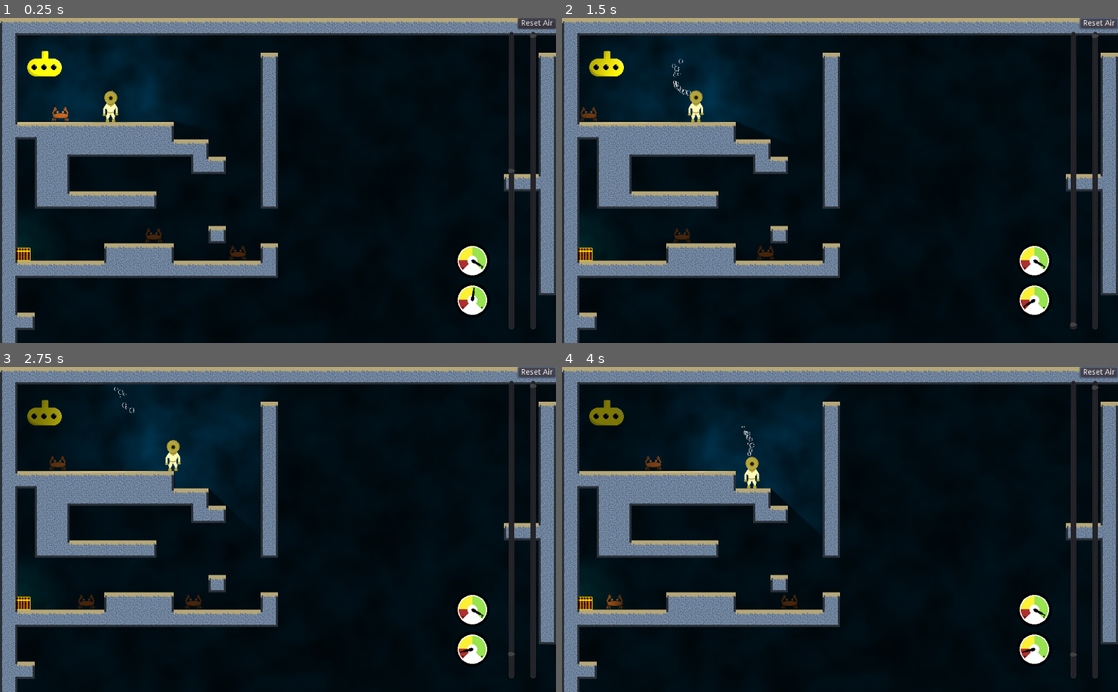
Above: before the commit, frames 1-4 (two rows, left to right).
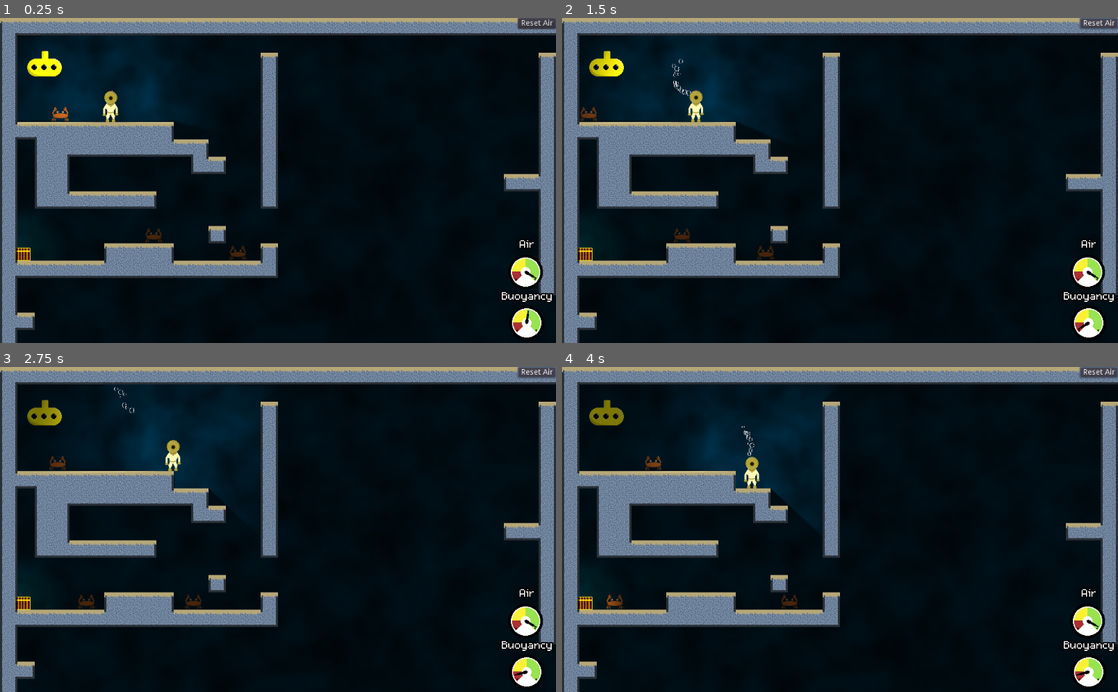
Above: after the commit, the same moments.

Repository: bengosney/diver
Game: Godot game, scene res://Main.tscn
Same seed, same stepped clock (60 frames per second), same inputs: the game is played once before the commit and once after it.
Inputs:
- Up to frame 1 (0.25 s): no input
- Up to frame 2 (1.5 s): hold Right (walk_right) 0.53-1.25 s; hold Down (buoyancy_dec) 0.53-1.25 s; click "Reset Air" at 1.25 s
- Up to frame 3 (2.75 s): hold Right (walk_right) from 2.03 s (still down); tap Up (buoyancy_inc) at 2.1 s
- Up to frame 4 (4 s): release Right (walk_right) at 2.78 s; hold Left (walk_left) 2.78-3.53 s; hold Down (buoyancy_dec) 2.78-3.53 s; hold Right (walk_right) from 3.53 s (still down); tap Up (buoyancy_inc) at 3.6 s

The runs differ from the first frame. In frame 1, 3.3% of the frame differs, in the area x 82-100%, y 4-99%; in frame 2, 3.3%; in frame 3, 3.3%; in frame 4, 3.3%.

Commit message:
Gauges and text

Diff:
--- a/Gauge/Gauge.tscn
+++ b/Gauge/Gauge.tscn
@@ -21,19 +21,13 @@
 } ]
 
 [node name="Gauge" type="Control"]
-anchor_right = 1.0
-anchor_bottom = 1.0
-margin_right = -960.0
-margin_bottom = -536.0
 script = ExtResource( 3 )
 __meta__ = {
 "_edit_use_anchors_": false
 }
 
 [node name="Background" type="AnimatedSprite" parent="."]
-position = Vector2( 32, 32 )
 frames = SubResource( 1 )
 
 [node name="Needle" type="AnimatedSprite" parent="."]
-position = Vector2( 32, 32 )
 frames = SubResource( 2 )
--- a/HUD/HUD.gd
+++ b/HUD/HUD.gd
@@ -4,26 +4,16 @@
 
 
 func set_buoyancy(buoyancy):
-	$buoyancy_slider.value = buoyancy
 	$Buoyancy.set_value(buoyancy)
 
 
 func setup(min_buoyancy, max_buoyancy, max_air):
-	$buoyancy_slider.min_value = min_buoyancy
-	$buoyancy_slider.max_value = max_buoyancy
-
-	$air_slider.min_value = 0
-	$air_slider.max_value = max_air
-	$air_slider.value = max_air
-	$air_slider.step = max_air / 1000
-
 	$Air.set_max(max_air)
 	$Buoyancy.set_min(min_buoyancy)
 	$Buoyancy.set_max(max_buoyancy)
 
 
 func set_air(air):
-	$air_slider.value = air
 	$Air.set_value(air)
 
 
--- a/HUD/HUD.tscn
+++ b/HUD/HUD.tscn
@@ -1,39 +1,20 @@
-[gd_scene load_steps=3 format=2]
+[gd_scene load_steps=6 format=2]
 
 [ext_resource path="res://HUD/HUD.gd" type="Script" id=1]
 [ext_resource path="res://Gauge/Gauge.tscn" type="PackedScene" id=2]
+[ext_resource path="res://assets/m5x7.ttf" type="DynamicFontData" id=3]
+
+[sub_resource type="DynamicFont" id=1]
+size = 32
+outline_size = 2
+outline_color = Color( 0, 0, 0, 1 )
+font_data = ExtResource( 3 )
+
+[sub_resource type="Theme" id=2]
+default_font = SubResource( 1 )
 
 [node name="HUD" type="CanvasLayer"]
 script = ExtResource( 1 )
-
-[node name="buoyancy_slider" type="VSlider" parent="."]
-anchor_left = 1.0
-anchor_right = 1.0
-anchor_bottom = 1.0
-margin_left = -90.0
-margin_top = 25.0
-margin_right = -252.0
-margin_bottom = -25.0
-step = 0.1
-editable = false
-scrollable = false
-__meta__ = {
-"_edit_use_anchors_": false
-}
-
-[node name="air_slider" type="VSlider" parent="."]
-anchor_left = 1.0
-anchor_right = 1.0
-anchor_bottom = 1.0
-margin_left = -50.0
-margin_top = 25.0
-margin_right = -106.0
-margin_bottom = -25.0
-editable = false
-scrollable = false
-__meta__ = {
-"_edit_use_anchors_": false
-}
 
 [node name="reset_button" type="Button" parent="."]
 anchor_left = 1.0
@@ -46,15 +27,40 @@
 }
 
 [node name="Air" parent="." instance=ExtResource( 2 )]
-margin_left = 838.0
-margin_top = 416.0
-margin_right = -122.0
-margin_bottom = -120.0
+margin_left = 968.0
+margin_top = 469.0
+margin_right = 968.0
+margin_bottom = 469.0
 
 [node name="Buoyancy" parent="." instance=ExtResource( 2 )]
-margin_left = 838.0
-margin_top = 489.0
-margin_right = -122.0
-margin_bottom = -47.0
+margin_left = 970.0
+margin_top = 563.0
+margin_right = 970.0
+margin_bottom = 563.0
+
+[node name="AirLabel" type="RichTextLabel" parent="."]
+margin_left = 957.0
+margin_top = 402.0
+margin_right = 1107.0
+margin_bottom = 452.0
+rect_clip_content = false
+theme = SubResource( 2 )
+text = "Air"
+__meta__ = {
+"_edit_use_anchors_": false
+}
+
+[node name="BuoyancyLabel" type="RichTextLabel" parent="."]
+margin_left = 924.0
+margin_top = 498.0
+margin_right = 1164.0
+margin_bottom = 553.0
+rect_clip_content = false
+theme = SubResource( 2 )
+text = "Buoyancy
+"
+__meta__ = {
+"_edit_use_anchors_": false
+}
 
 [connection signal="pressed" from="reset_button" to="." method="_on_reset_button_pressed"]
Binary file added: assets/m5x7.ttf
